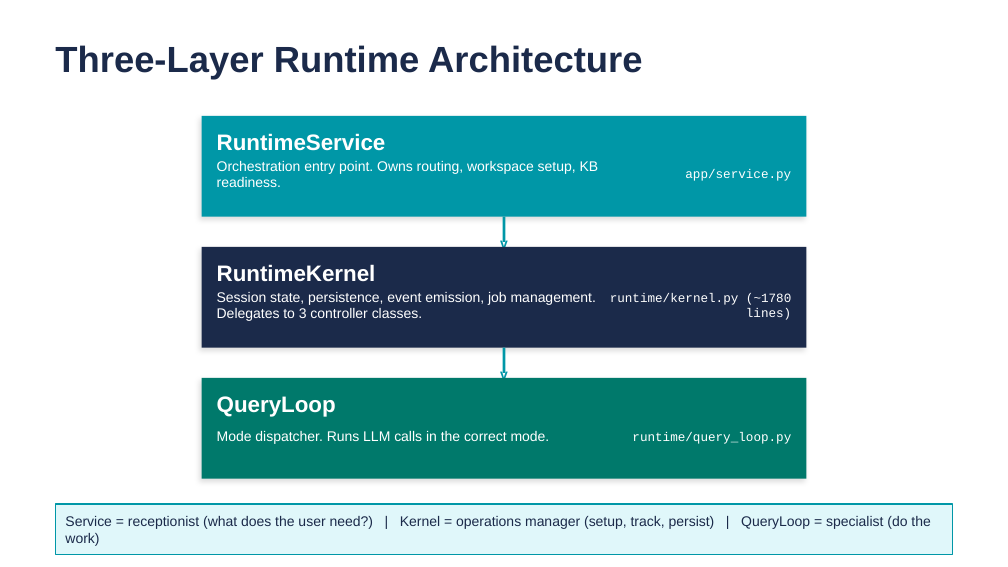
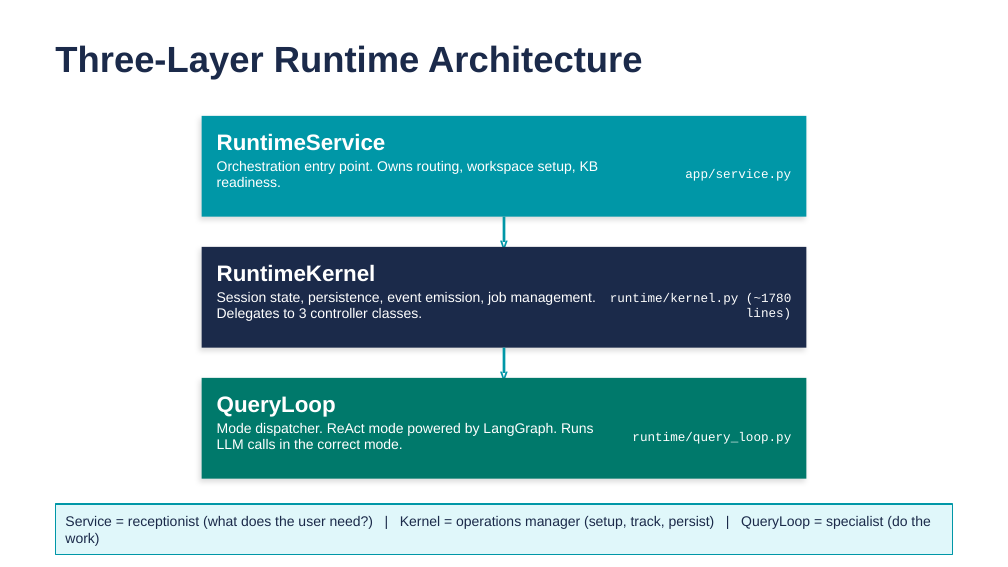
Before and after one commit to browntitan/Agent_Harness, a slide deck: slide 11 of powerpoint/agentic_chatbot_v3_leadership_v2.pptx. Drawn at 1008x567 pixels with LibreOffice and Linux fonts; fonts in the diff are those of the drawing. Boxes give left, top, right and bottom in pixels: in the first picture for what was removed or moved away, otherwise in the second. Text is boxed around its words. In the diff, an @@ line names an element or a change of style, - is before the commit and + after.

```diff
--- a/powerpoint/agentic_chatbot_v3_leadership_v2.pptx
+++ b/powerpoint/agentic_chatbot_v3_leadership_v2.pptx
@@ text at (217, 423, 594, 449): text changed @@
-Mode dispatcher. Runs LLM calls in the correct mode.
+Mode dispatcher. ReAct mode powered by LangGraph. Runs LLM calls in the correct mode.
```
Also in this commit, not shown: 10 other slides changed, 1 slide added, 44 other files.
